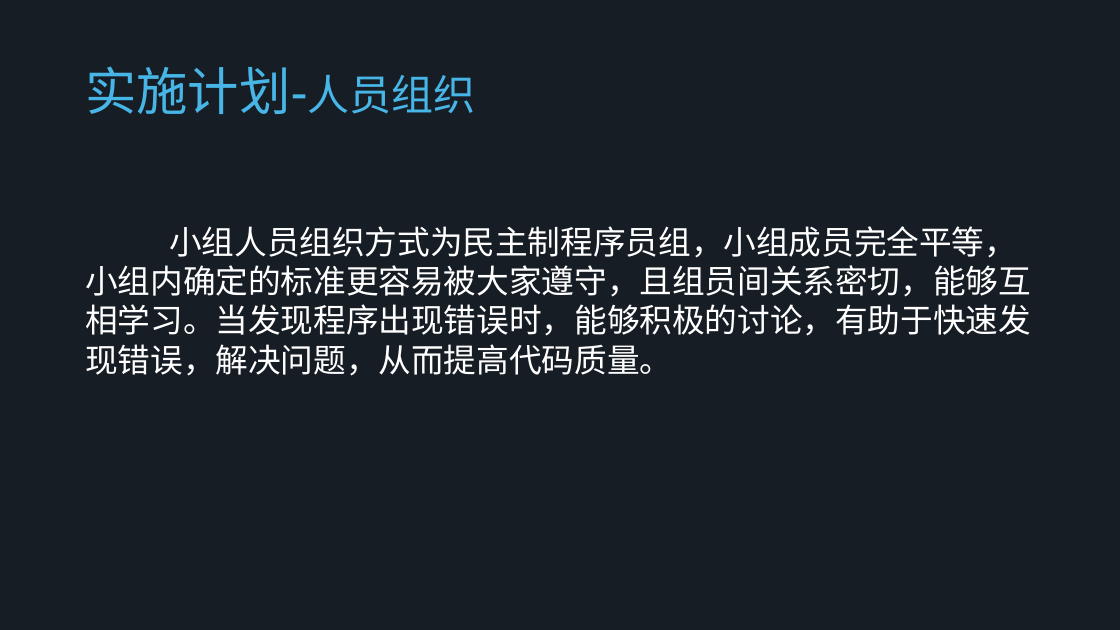
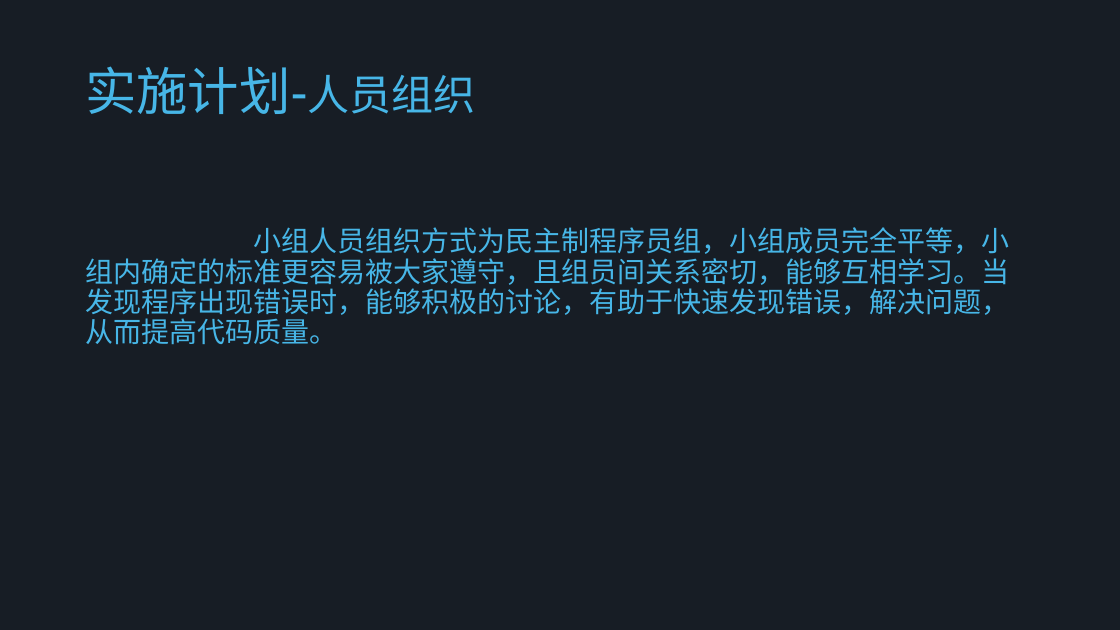
Before and after one commit to SE-2017-G4/SE-2017, a slide deck: slide 11 of Document/SE2017-G4 项目计划书.ppt (slide 9 before the commit). Drawn at 1120x630 pixels with LibreOffice and Linux fonts; fonts in the diff are those of the drawing. Boxes give left, top, right and bottom in pixels: in the first picture for what was removed or moved away, otherwise in the second. Text is boxed around its words. In the diff, an @@ line names an element or a change of style, - is before the commit and + after.

```diff
--- a/Document/SE2017-G4 项目计划书.ppt
+++ b/Document/SE2017-G4 项目计划书.ppt
@@ text "小组人员组织方式为民主制程序员组，小组成员完全平等，小组内确定的标准更容易被大家遵守，且组员间关系密切，能够互相学习。当 ..." at bbox=[85, 227, 1009, 345]: size 28 to 24 pt, text colour #FFFFFF to #47B6E7; line spacing 1 to 0.9; more space between paragraphs @@
```
Also in this commit, not shown: 6 other slides changed, 39 slides added, 1 slide removed, 33 other files.
